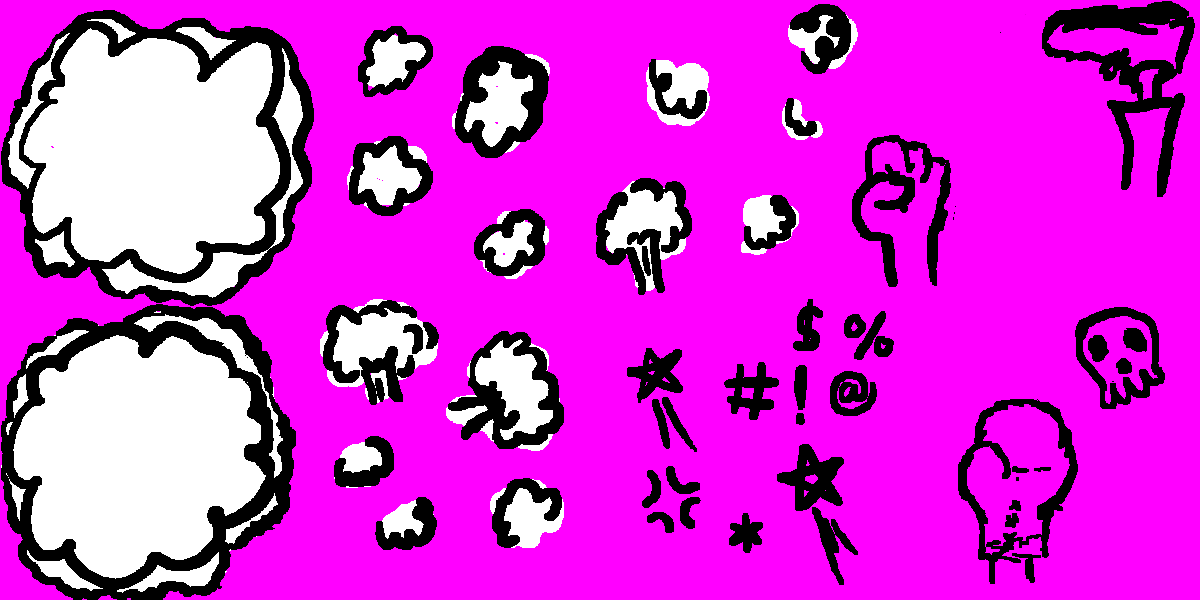
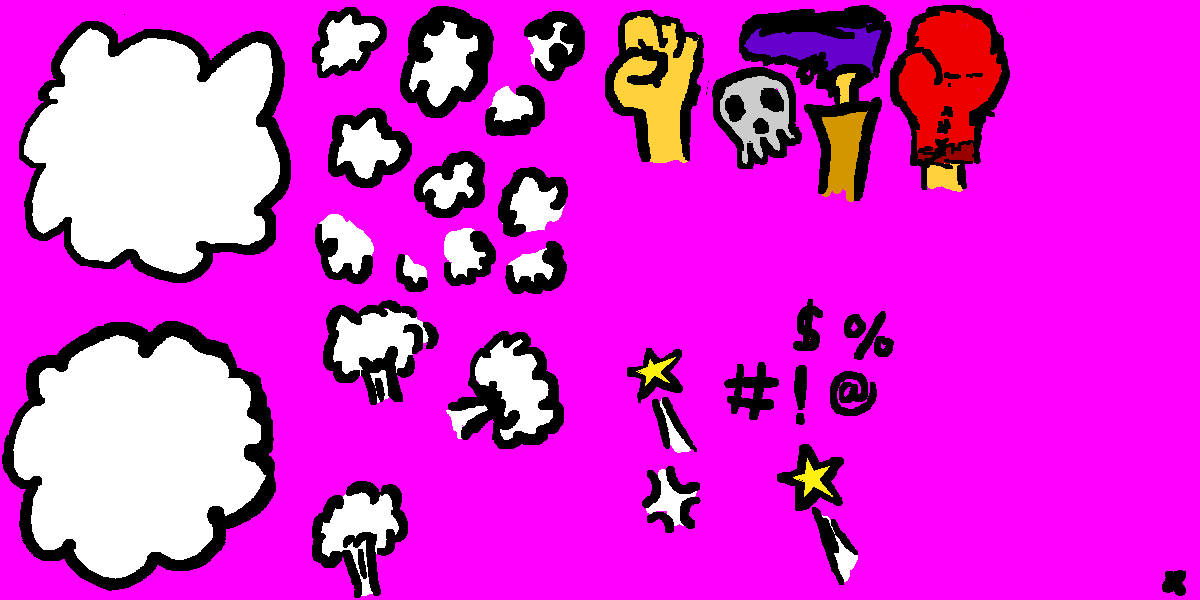
Comparing the layer stacks of the two 1200 × 600 images. Changes:
painted on "Outline" over (1, 1, 1195, 600)
painted on "Color" over (1, 9, 1002, 597)
